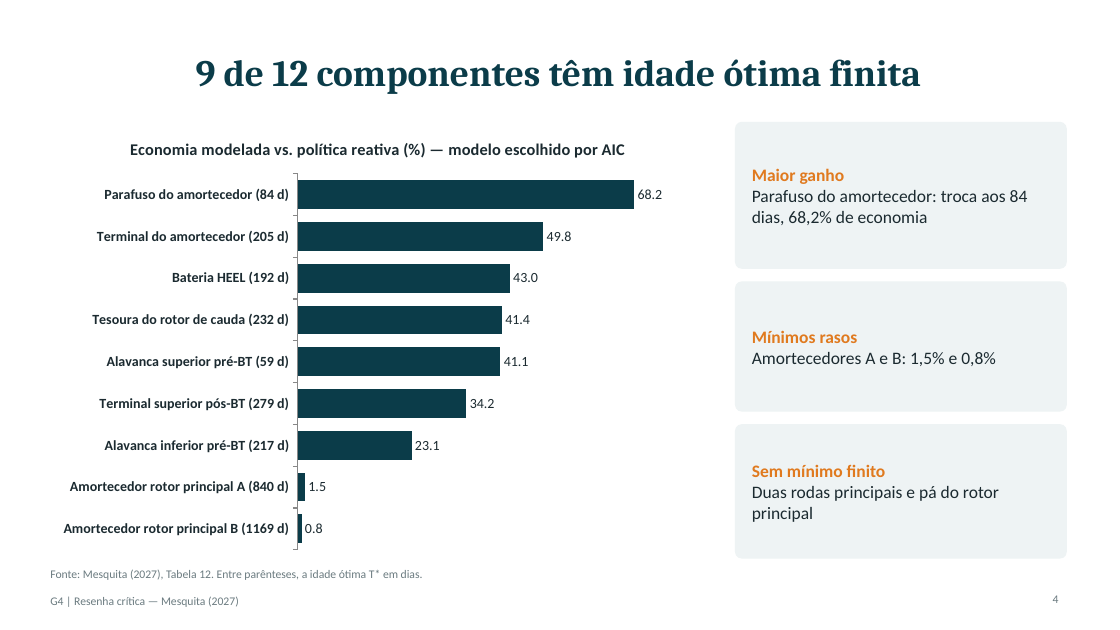
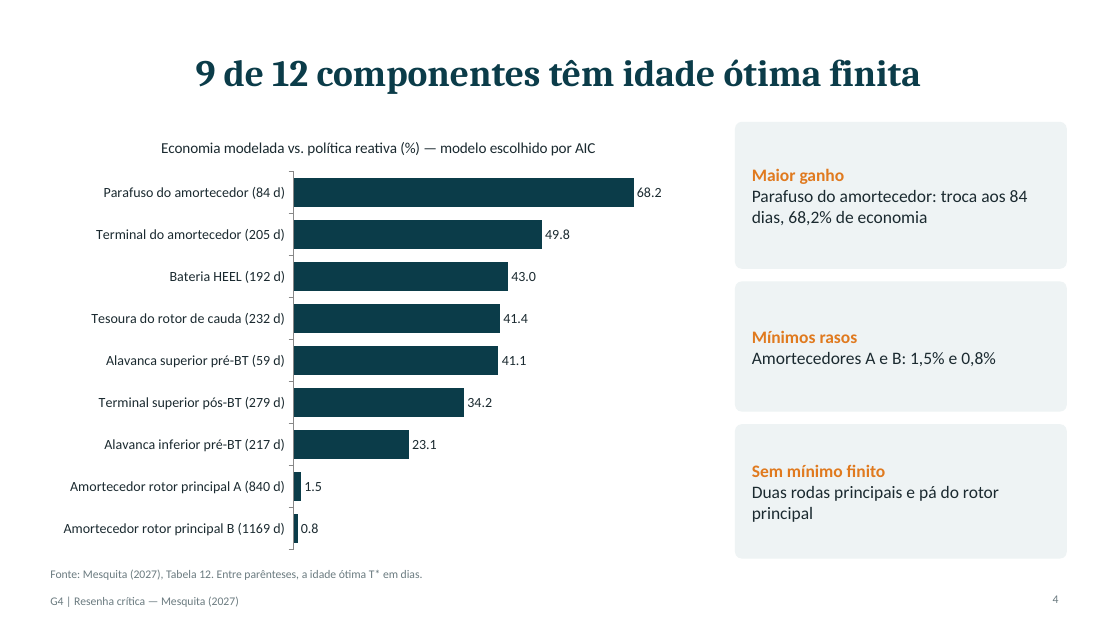
Before and after one commit to jptorrinha/ita_cdoma, a slide deck: slide 4 of aula_05_xai_confianca/Resenha_Critica_G4.pptx. Drawn at 1120x630 pixels with LibreOffice and Linux fonts; fonts in the diff are those of the drawing. Boxes give left, top, right and bottom in pixels: in the first picture for what was removed or moved away, otherwise in the second. Text is boxed around its words. In the diff, an @@ line names an element or a change of style, - is before the commit and + after.

```diff
--- a/aula_05_xai_confianca/Resenha_Critica_G4.pptx
+++ b/aula_05_xai_confianca/Resenha_Critica_G4.pptx
@@ bar chart at bbox=[50, 122, 706, 559] @@
@@ category axis changed @@
```
Also in this commit, not shown: 3 other slides changed, 1 slide added, 11 other files.
